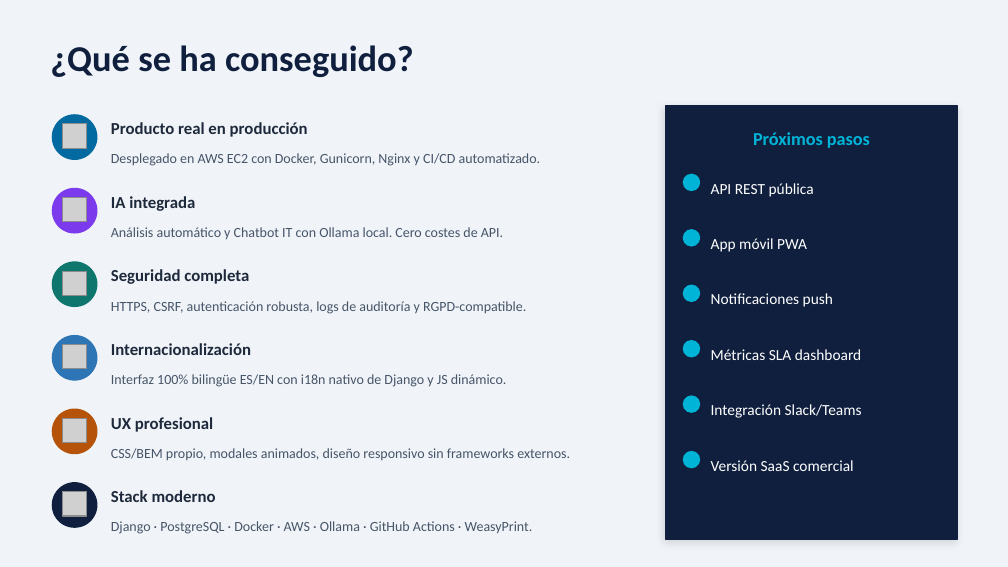
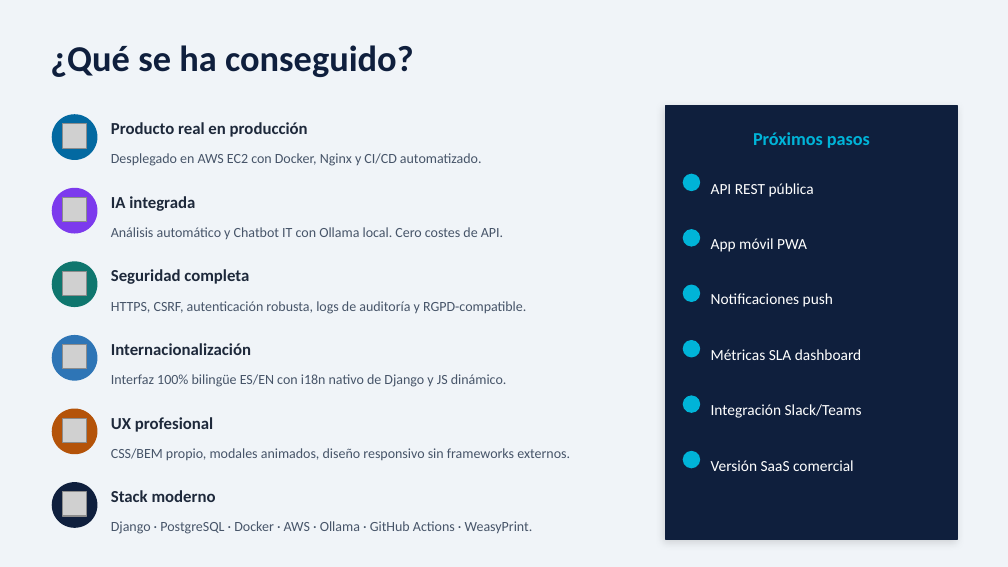
Before and after one commit to imartor99/IMTracker-ProyectoINTEGRADO-IgnacioMT, a slide deck: slide 21 of docs_requerida/IMTracker_Presentacion.odp (slide 19 before the commit). Drawn at 1008x567 pixels with LibreOffice and Linux fonts; fonts in the diff are those of the drawing; grey boxes stand for pictures. Boxes give left, top, right and bottom in pixels: in the first picture for what was removed or moved away, otherwise in the second. Text is boxed around its words. In the diff, an @@ line names an element or a change of style, - is before the commit and + after.

```diff
--- a/docs_requerida/IMTracker_Presentacion.odp
+++ b/docs_requerida/IMTracker_Presentacion.odp
@@ text at <box>111,153,482,166</box>: text changed @@
-Desplegado en AWS EC2 con Docker, Gunicorn, Nginx y CI/CD automatizado.
+Desplegado en AWS EC2 con Docker, Nginx y CI/CD automatizado.
```
Also in this commit, not shown: 16 other slides changed, 2 slides added, 2 other files.
